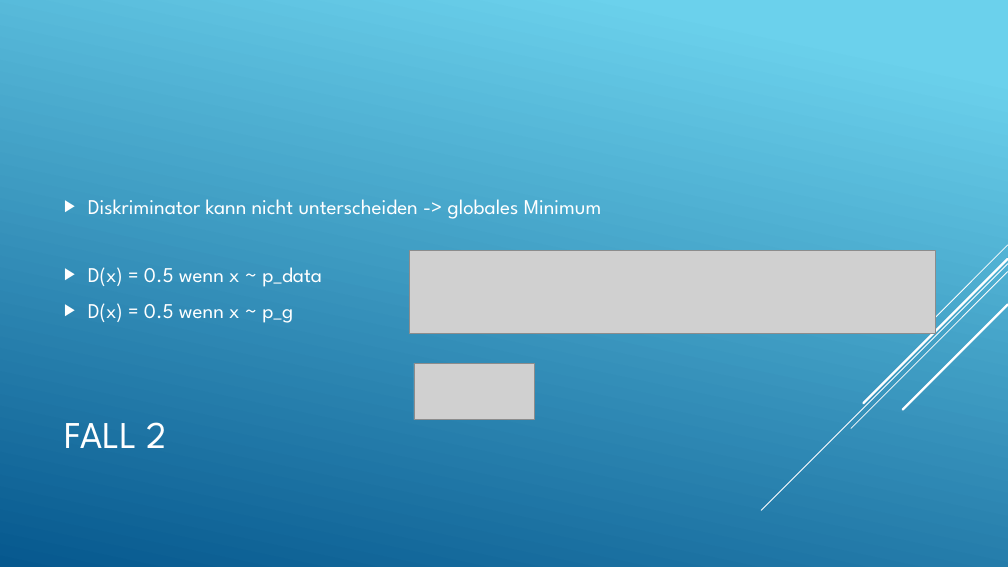
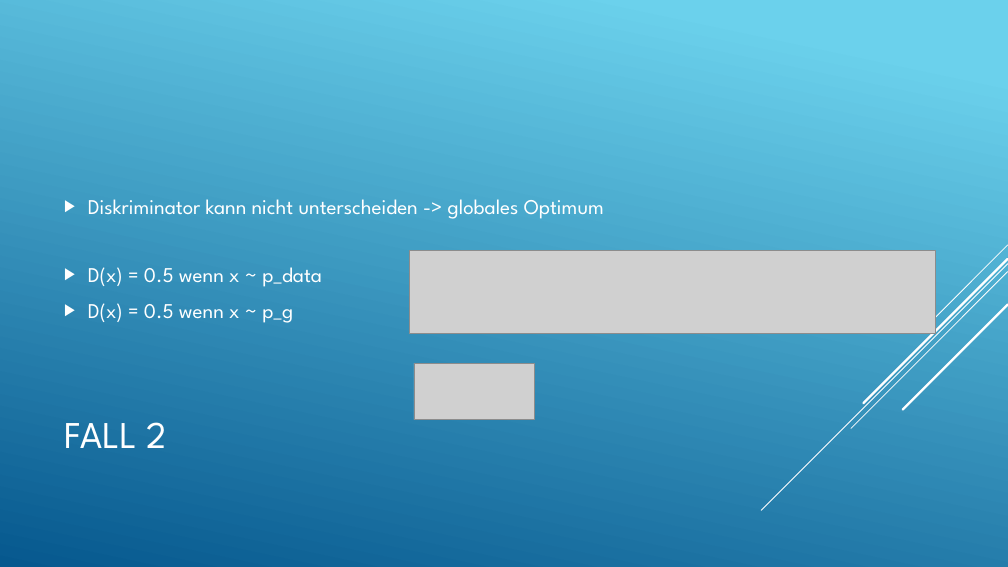
Before and after one commit to LucaRitz/informatik_seminar_gan, a slide deck: slide 13 of GAN.pptx. Drawn at 1008x567 pixels with LibreOffice and Linux fonts; fonts in the diff are those of the drawing; grey boxes stand for pictures. Boxes give left, top, right and bottom in pixels: in the first picture for what was removed or moved away, otherwise in the second. Text is boxed around its words. In the diff, an @@ line names an element or a change of style, - is before the commit and + after.

```diff
--- a/GAN.pptx
+++ b/GAN.pptx
@@ text at [88,199,604,219]: text changed @@
-▶ Diskriminator kann nicht unterscheiden -> globales Minimum
+▶ Diskriminator kann nicht unterscheiden -> globales Optimum
```
Also in this commit, not shown: 1 other slide changed, 1 slide removed, 6 other files.
